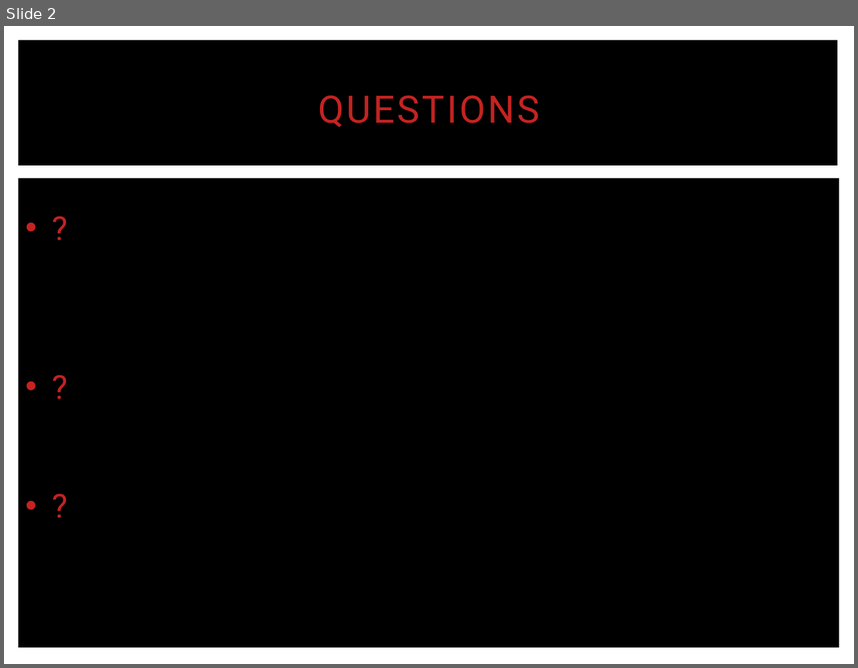
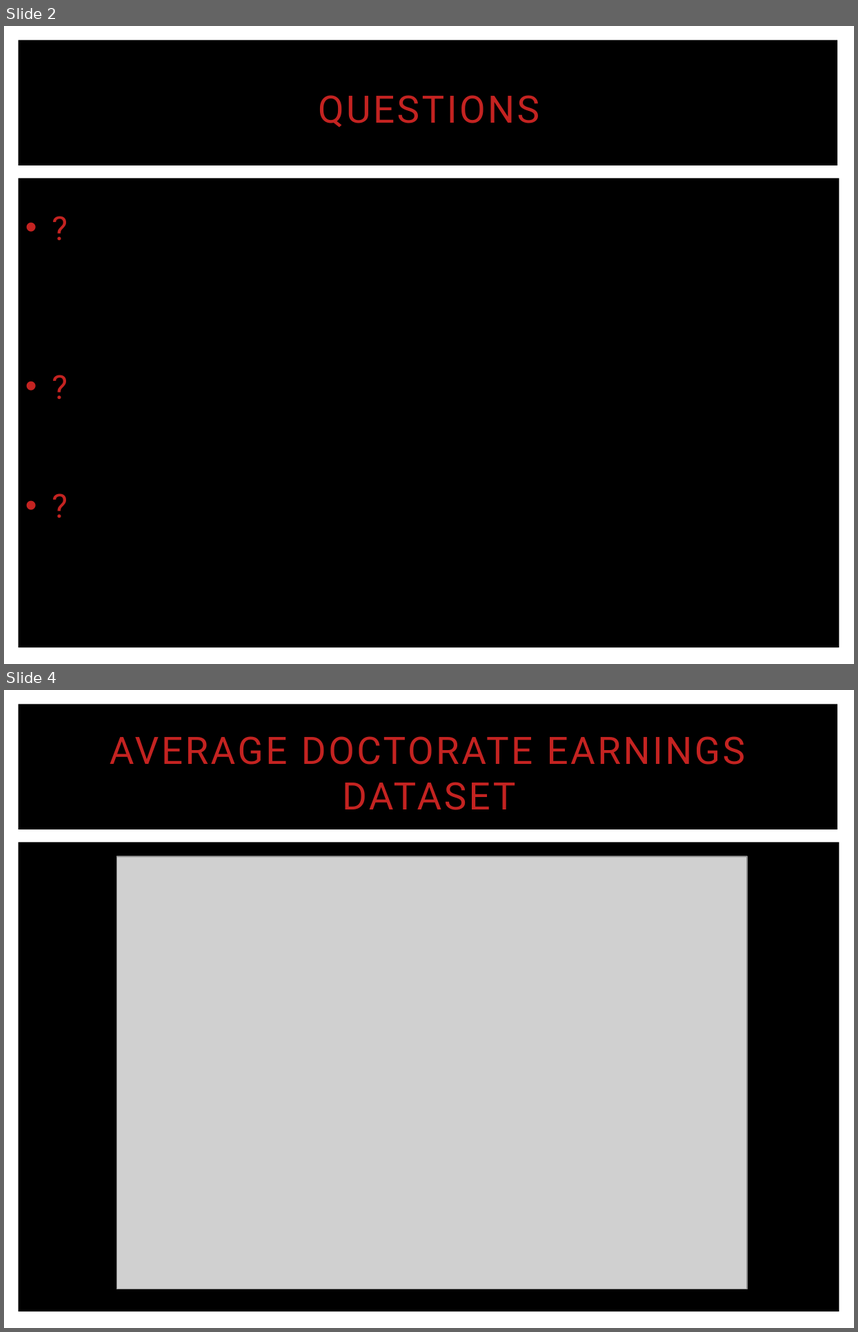
Before and after one commit to arthrd9/DV_FinalProject, a slide deck: 04 Tableau Workbooks/DV_FinalProject.pptx. Shown one above the other, each under a label of ours: slide 2 before the commit, slides 2 and 4 after it; the slides between them are not shown. The pictures are 858x668 and 858x1332 pixels, drawn with LibreOffice and Linux fonts; fonts in the diff are those of the drawing; grey boxes stand for pictures. Boxes give left, top, right and bottom in pixels: in the first picture for what was removed or moved away, otherwise in the second. Text is boxed around its words. In the diff, an @@ line names an element or a change of style, - is before the commit and + after.

```diff
--- a/04 Tableau Workbooks/DV_FinalProject.pptx
+++ b/04 Tableau Workbooks/DV_FinalProject.pptx
@@ slide 4 added at [4, 690, 854, 1328], background #FFFFFF; not listed: 2 template elements that a slide beside it also shows @@
@@ title added at [110, 736, 745, 810], 32 pt, text #C42321 @@
+AVERAGE DOCTORATE EARNINGS DATASET
@@ picture added at [117, 856, 748, 1290] @@
```
Also in this commit, not shown: 6 other slides added.
